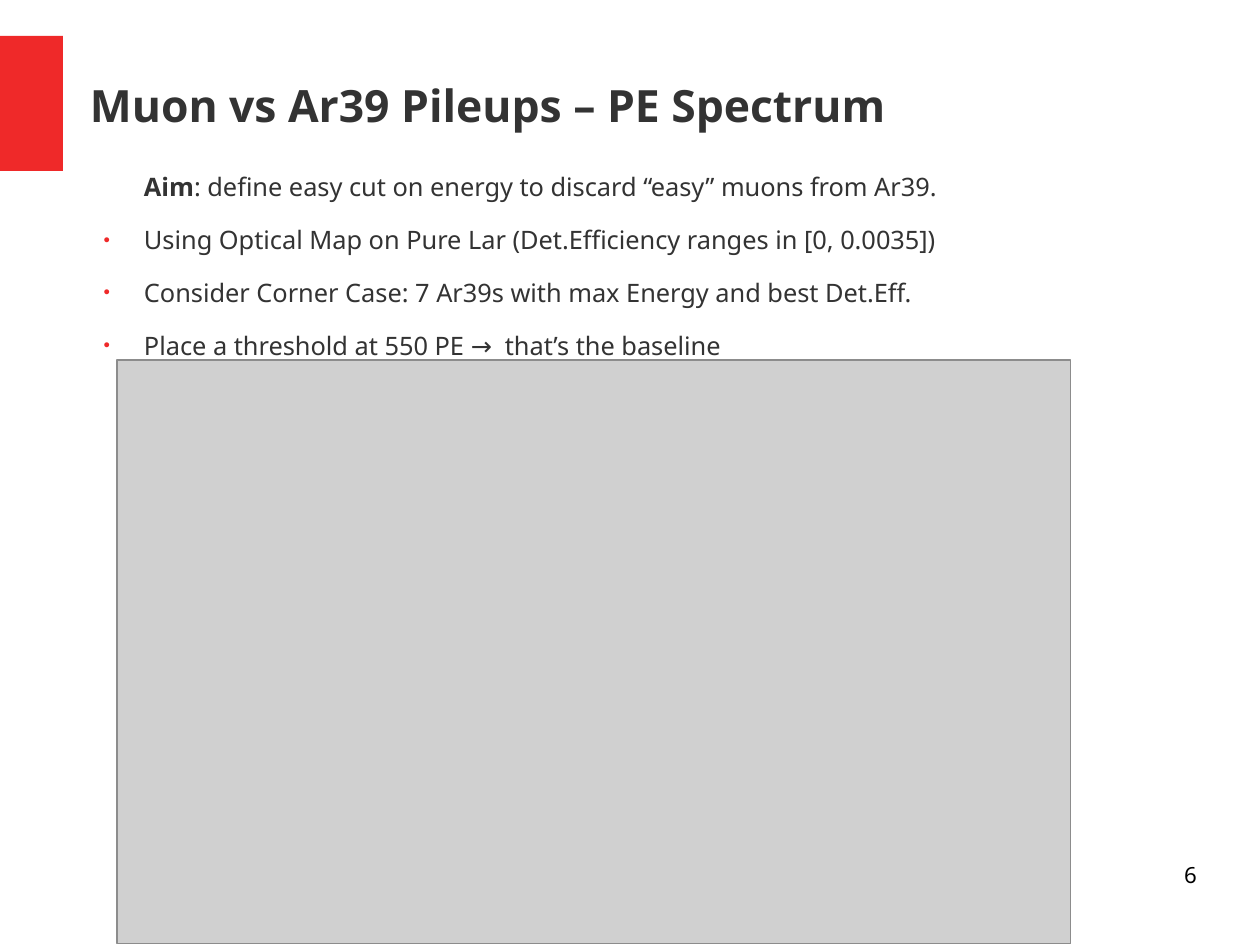
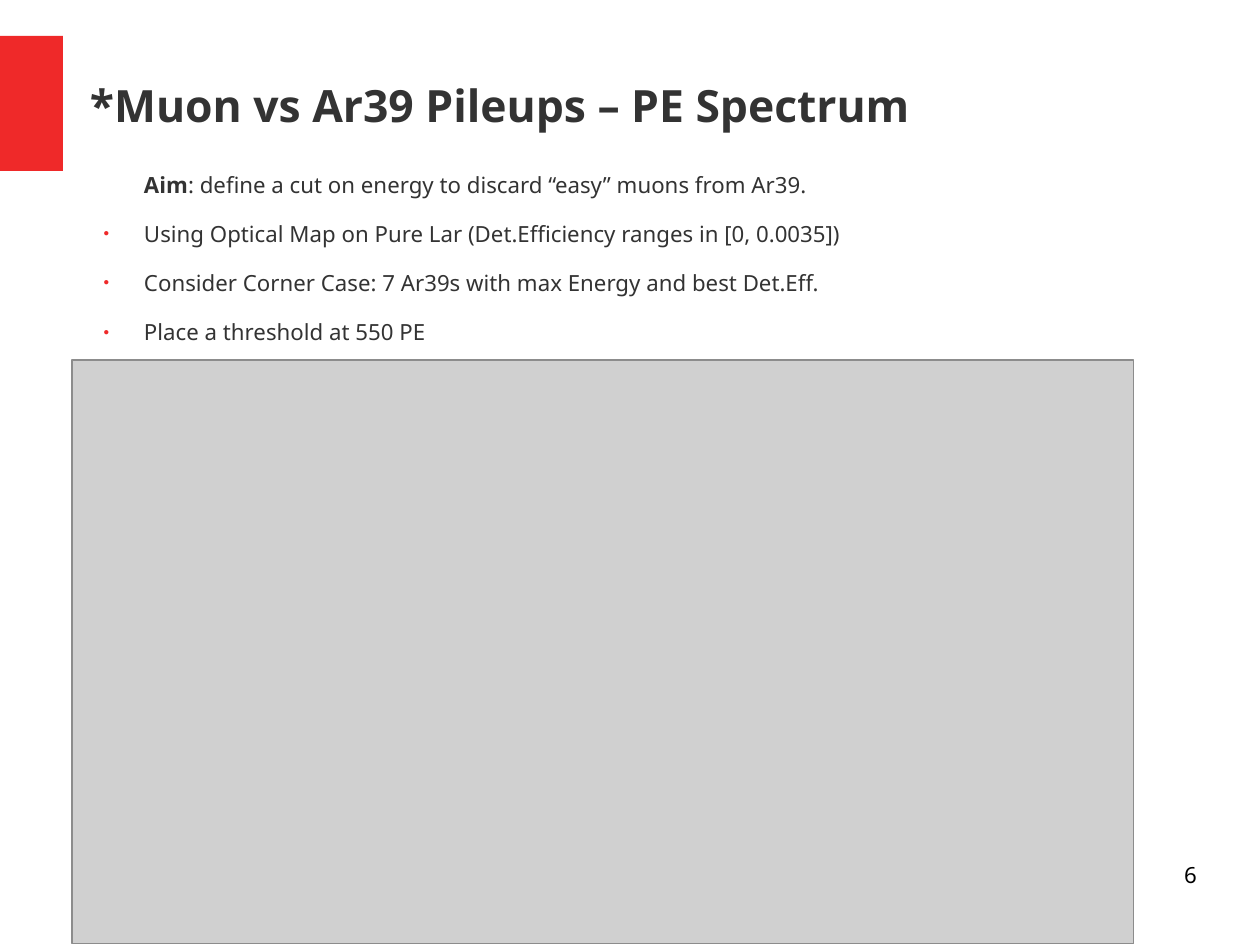
Before and after one commit to luigiberducci/ML4NP, a slide deck: slide 6 of Docs/meeting_ml4np_21mag2020.odp. Drawn at 1260x945 pixels with LibreOffice and Linux fonts; fonts in the diff are those of the drawing; grey boxes stand for pictures. Boxes give left, top, right and bottom in pixels: in the first picture for what was removed or moved away, otherwise in the second. Text is boxed around its words. In the diff, an @@ line names an element or a change of style, - is before the commit and + after.

```diff
--- a/Docs/meeting_ml4np_21mag2020.odp
+++ b/Docs/meeting_ml4np_21mag2020.odp
@@ title at [90,88,910,133]: text changed @@
-Muon vs Ar39 Pileups – PE Spectrum
+*Muon vs Ar39 Pileups – PE Spectrum
@@ text at [144,176,806,198]: text changed; size 16 to 14 pt @@
-Aim: define easy cut on energy to discard “easy” muons from Ar39.
+Aim: define a cut on energy to discard “easy” muons from Ar39.
@@ text at [144,225,840,297]: size 16 to 14 pt in "Using Optical Map on Pure Lar (Det.Efficiency ...", "Consider Corner Case: 7 Ar39s with max ..." @@
@@ text at [144,323,425,341]: text changed; size 16 to 14 pt @@
-● Place a threshold at 550 PE → that’s the baseline
+● Place a threshold at 550 PE
@@ picture: place and size @@
-picture at [117,360,1071,944]
+picture at [72,360,1134,944]
```
Also in this commit, not shown: 4 other slides changed, 1 slide added, 2 other files.
